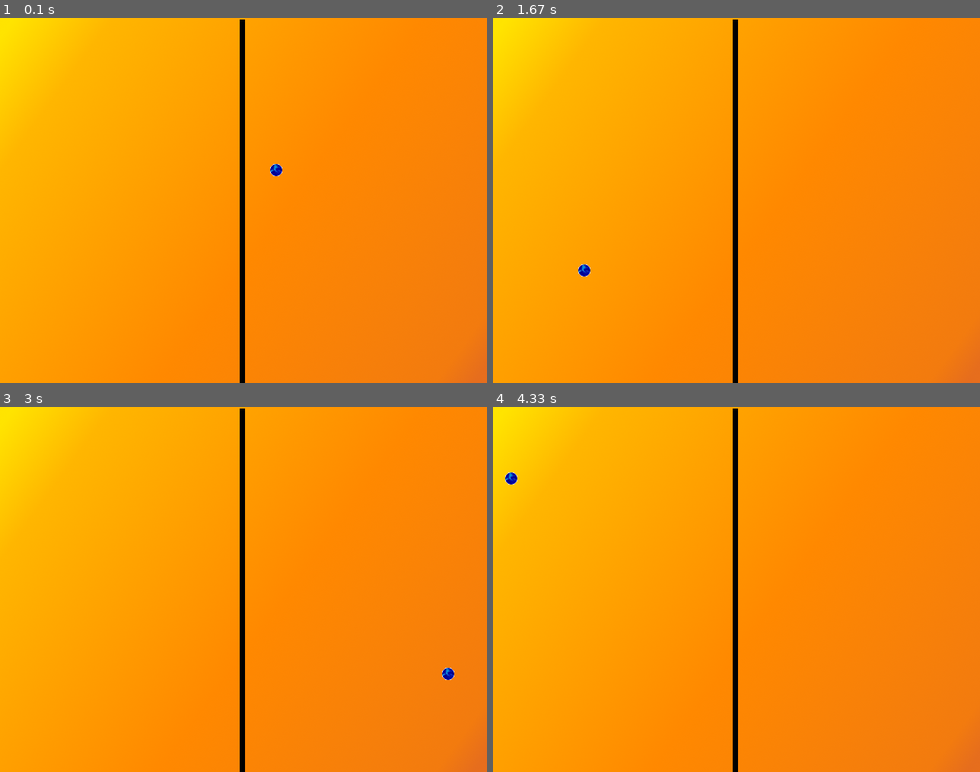
Above: before the commit, frames 1-4 (two rows, left to right).
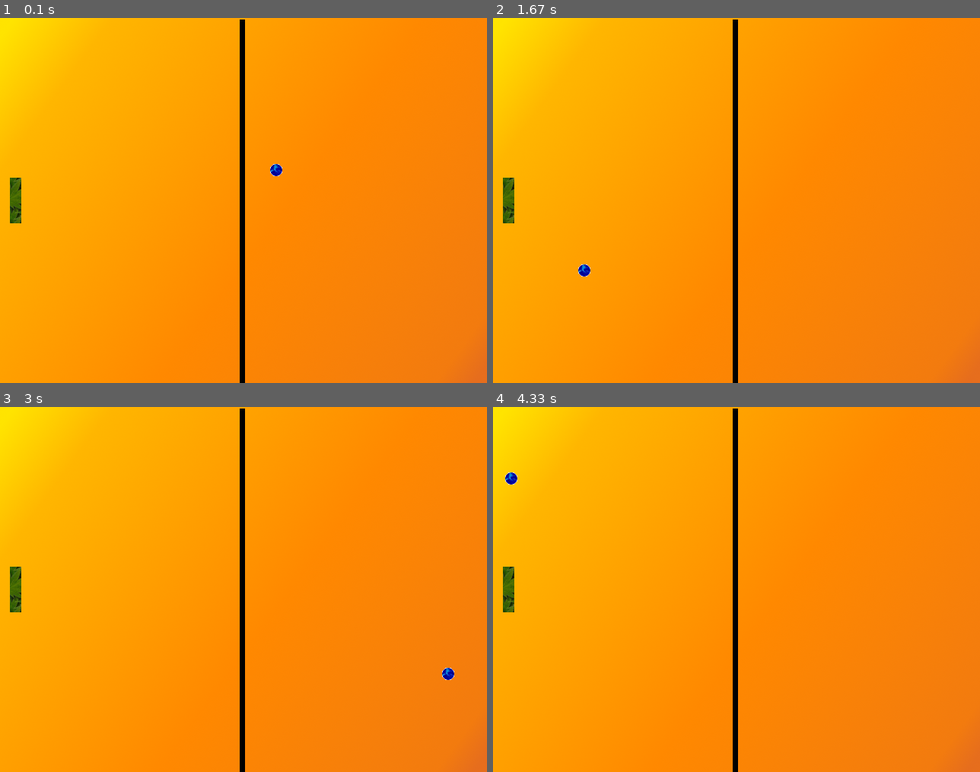
Above: after the commit, the same moments.

Repository: unintendedbear/Tutorial-pygame
Game: pygame game, started from pong.py
Same seed, same stepped clock (60 frames per second), same inputs: the game is played once before the commit and once after it. The source is Python 2; it was converted automatically to run under Python 3.
Inputs:
- Up to frame 1 (0.1 s): no input
- Up to frame 2 (1.67 s): no input
- Up to frame 3 (3 s): no input
- Up to frame 4 (4.33 s): no input

The runs differ from the first frame. In frame 1, 0.3% of the frame differs, in the area x 2-5%, y 43-57%; in frame 2, 0.3%; in frame 3, 0.3%; in frame 4, 0.3%.

Commit message:
Adding the player paddle, though the ball does not recognises it yet and pass through it

Diff:
--- a/pong.py
+++ b/pong.py
@@ -14,8 +14,9 @@
 # Path for the background image
 backgrnd_path = "images/background_pong.png"
 
-# Path for the background image
+# Paths for the ball and the paddle images
 ball_path = "images/ball.png"
+paddle_path = "images/paddle.png"
 
 # Ball object
 class Ball(pygame.sprite.Sprite):
@@ -38,6 +39,17 @@
         if self.rect.top <= 0 or self.rect.bottom >= HEIGHT:
             self.speed[1] = -self.speed[1]
             self.rect.centery += self.speed[1] * time
+
+# Paddle object
+class Paddle(pygame.sprite.Sprite):
+
+    def __init__(self, x):
+        pygame.sprite.Sprite.__init__(self)
+        self.image = load_image(paddle_path, False)
+        self.rect = self.image.get_rect()
+        self.rect.centerx = x # Paddle will move over the y axis
+        self.rect.centery = HEIGHT / 2
+        self.speed = 0.5
 
 # Function which loads an image into the Window
 def load_image(path, transparent):
@@ -62,6 +74,7 @@
     # Graphic elements
     background = load_image(backgrnd_path, False)
     ball = Ball()
+    paddle_player = Paddle(20)
 
     # Creating clock so the ball moves
     clock = pygame.time.Clock()
@@ -76,6 +89,7 @@
         ball.refresh(time)
         screen.blit(background, (0, 0))
         screen.blit(ball.image, ball.rect)
+        screen.blit(paddle_player.image, paddle_player.rect)
         pygame.display.flip()
     return 0
 
Binary file added: images/paddle.png
